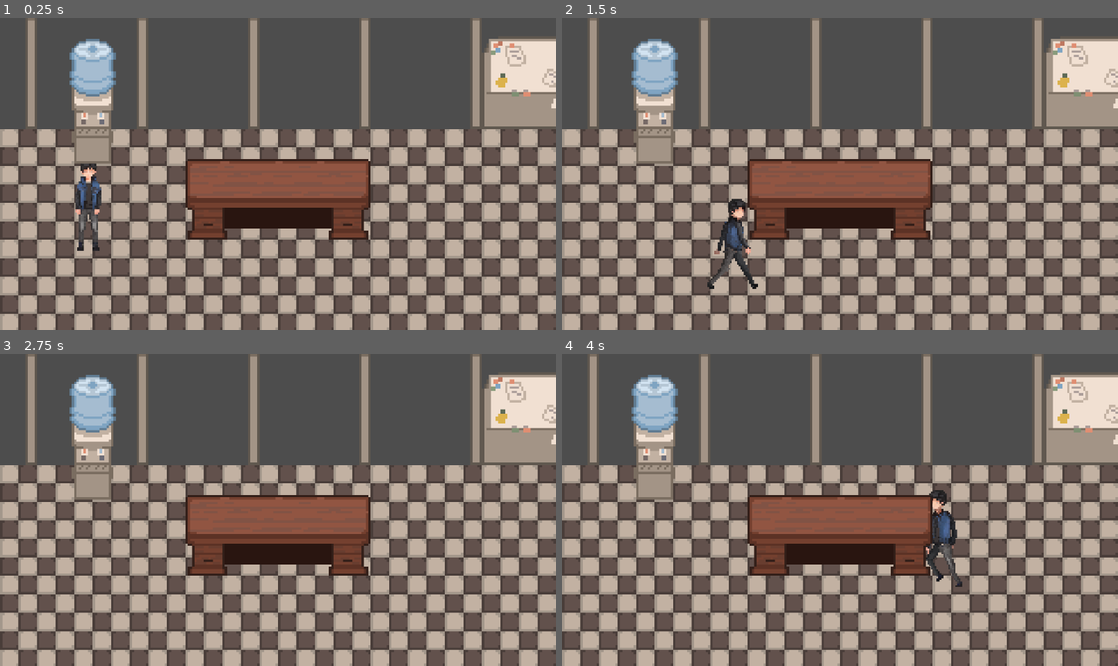
Above: before the commit, frames 1-4 (two rows, left to right).
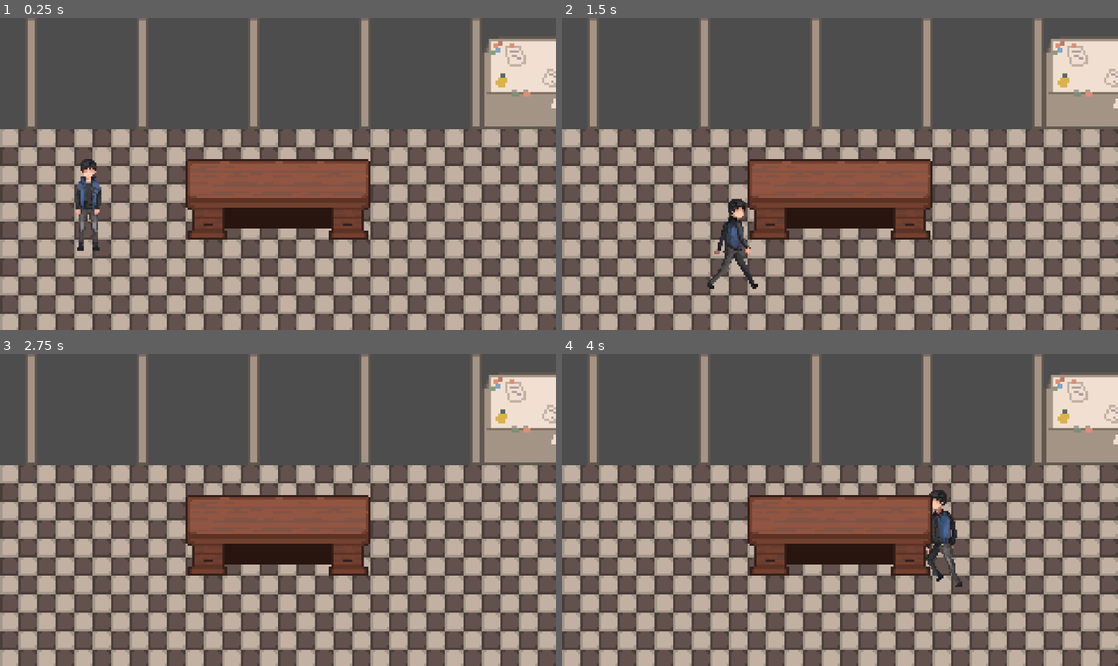
Above: after the commit, the same moments.

Repository: dh2650-overworked/Overworked
Game: Godot game, scene res://scenes/levels/office.tscn
Two runs of this game, one before a commit and one after it. Both use one fixed random seed, a clock stepped at 60 frames per second and the inputs below. This scene is started directly instead of the project's main scene.
Inputs:
- Up to frame 1 (0.25 s): no input
- Up to frame 2 (1.5 s): hold D (move_right) 0.53-1.28 s; hold S (move_back) from 1.28 s (still down)
- Up to frame 3 (2.75 s): release S (move_back) at 2.03 s; hold D (move_right) from 2.03 s (still down)
- Up to frame 4 (4 s): tap Enter at 2.75 s; release D (move_right) at 2.78 s; hold W (move_forward) 2.78-3.53 s; hold A (move_left) from 3.53 s (still down)

The runs differ from the first frame. In frame 1, 2.8% of the frame differs, in the area x 12-21%, y 6-47%; in frame 2, 2.8%; in frame 3, 2.8%; in frame 4, 2.8%.

Commit message:
Partially reverted previous commit

Diff:
--- a/scenes/levels/office.tscn
+++ b/scenes/levels/office.tscn
@@ -15,4 +15,4 @@
 
 [node name="TileMapDecor" parent="." unique_id=1352881385 instance=ExtResource("1_xwr5g")]
 scale = Vector2(2, 2)
-tile_map_data = PackedByteArray("AAAHAAQAAAAGAAAAAAACAAIAAAAQAAIAAAAOAAEAAAAUAAMAAAA=")
+tile_map_data = PackedByteArray("AAAHAAQAAAAGAAAAAAAOAAEAAAAUAAMAAAA=")
